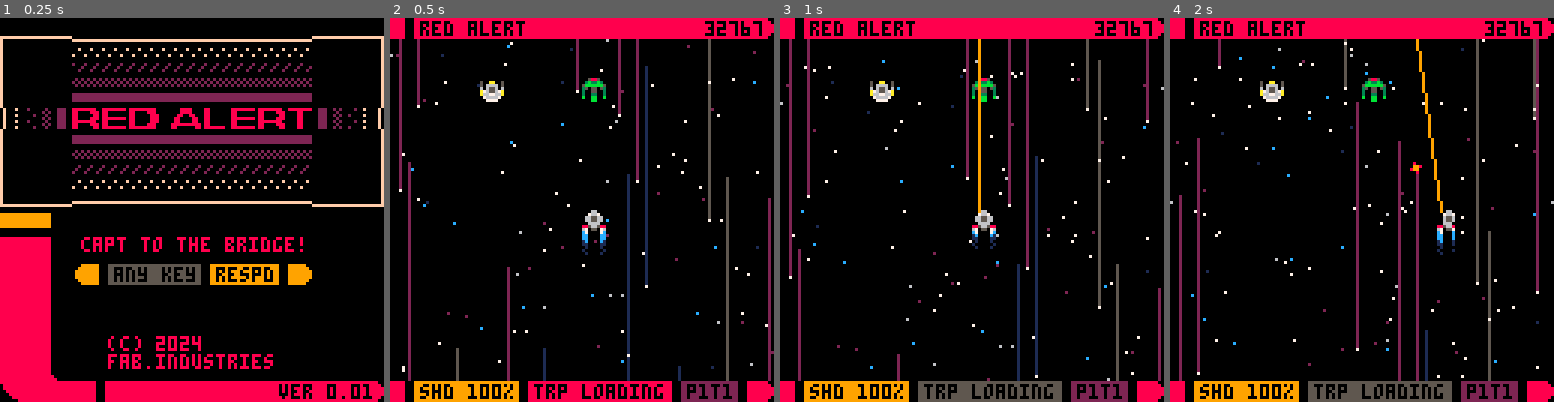
Above: before the commit, frames 1-4 (left to right).
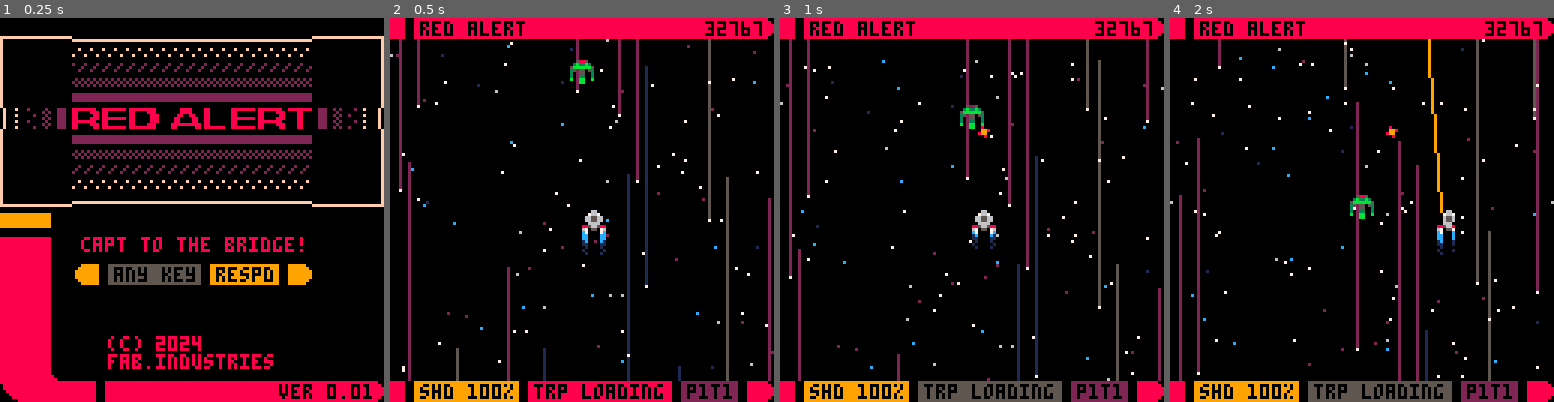
Above: after the commit, the same moments.

Repository: fab-industries/red-alert
Game: PICO-8 cartridge redalert.p8
Two runs of this game, one before a commit and one after it. Both use one fixed random seed, a clock stepped at 60 frames per second and the inputs below.
Inputs:
- Up to frame 1 (0.25 s): no input
- Up to frame 2 (0.5 s): tap X (X key) at 0.33 s
- Up to frame 3 (1 s): tap O (Z key) at 0.7 s
- Up to frame 4 (2 s): tap X (X key) at 1.07, 1.85 s; hold Right from 1.6 s (still down); tap O (Z key) at 1.7 s

Frame 1 is identical in both runs. In frame 2, 0.7% of the frame differs, in the area x 23-57%, y 10-22%; in frame 3, 1.1%; in frame 4, 1.4%, in the area x 23-72%, y 5-53%.

Commit message:
Enemy spawning, sprite drawing function
Ship is now an object

Diff:
--- a/redalert.p8
+++ b/redalert.p8
@@ -69,19 +69,22 @@
  score=32767
  shield=100
 
- shipx=64
- shipy=64
- shipsx=0
- shipsy=0
- shipspr=1
  tailspr={7,8,9}
  bulx=64
  buly=-10
- pht=0
  torpflash=0
  tcols={1,2,5}
+ ship={}
+ ship.x=64
+ ship.y=64
+ ship.sx=0
+ ship.sy=0
+ ship.spr=1
+ ship.xf=64
+ ship.pht=0
  stars={}
  torps={}
+ enemies={}
 
  for i=1,500 do
   local newstar={}
@@ -94,6 +97,13 @@
   add(stars,newstar)
  end
 
+ local myen={}
+ myen.x=60
+ myen.y=10
+ myen.spr=16
+
+ add(enemies,myen)
+
 end
 
 -->8
@@ -101,53 +111,67 @@
 
 function update_game()
 
- shipsx=0
- shipsy=0
- shipspr=1
+ ship.sx=0
+ ship.sy=0
+ ship.spr=1
  tailspr={7,8,9}
 
  if btn(⬅️) then
-  shipsx=-2
-  shipspr=2
+  ship.sx=-2
+  ship.spr=2
   tailspr={10,11,12}
  end
  if btn(➡️) then
-  shipsx=2
-  shipspr=3
+  ship.sx=2
+  ship.spr=3
    tailspr={13,14,15}
  end
  if btn(⬆️) then
-  shipsy=-2
+  ship.sy=-2
  end
  if btn(⬇️) then
-  shipsy=2
+  ship.sy=2
  end
 
  --fires phaser
+ if btnp(❎) then
+  sfx(0)
+  ship.pht=15
+  ship.xf=ship.x
+ end
+
+ --fires torpedo
  if btnp(🅾️) then
-  sfx(0)
-  pht=15
-  shipxf=shipx
- end
-
- --fires torpedo
- if btnp(❎) then
   local newtorp={}
-  newtorp.x=shipx
-  newtorp.y=shipy-3
+  newtorp.x=ship.x
+  newtorp.y=ship.y-3
   newtorp.flash=4
+  newtorp.spr=4
   add(torps,newtorp)
 
   sfx(1)
  end
 
- if pht>0 then
-  pht-=1
+ if ship.pht>0 then
+  ship.pht-=1
+ end
+
+ --move enemies
+ for myen in all(enemies) do
+  myen.y+=1
+  myen.spr+=0.2
+  if myen.spr>=18 then
+   myen.spr=16
+  end
+
+  if myen.y>128 then
+   del(enemies,myen)
+  end
  end
 
  --move ship
- shipx=shipx+shipsx
- shipy=shipy+shipsy
+ ship.x+=ship.sx
+ ship.y+=ship.sy
 
  --move torps
  for i=#torps,1,-1 do
@@ -166,11 +190,11 @@
 
  --prevent ship from moving
  --off the edge of the screen
- if shipx>120 then
- 	shipx=0
- end
- if shipx<0 then
-  shipx=120
+ if ship.x>120 then
+ 	ship.x=0
+ end
+ if ship.x<0 then
+  ship.x=120
  end
 
  anim_stars()
@@ -194,31 +218,32 @@
 function draw_game()
  cls(0)
  starfield()
- spr(shipspr,shipx,shipy)
+ draw_spr(ship)
 
  --animate ship trail
- spr(tailspr[t\3%3+1],shipx,shipy+7)
-
- spr(16,64,20)
- spr(17,30,20)
+ spr(tailspr[t\3%3+1],ship.x,ship.y+7)
+
+ --drawing enemies
+ for myen in all(enemies) do
+  draw_spr(myen)
+ end
 
  --animate torpedo
- for i=1,#torps do
-  local mytorp=torps[i]
+ for mytorp in all(torps) do
   local bspr={4,5,6}
-  spr(bspr[t\1%3+1],mytorp.x,mytorp.y)
- end
-
+  mytorp.spr=bspr[t\1%3+1]
+  draw_spr(mytorp)
+ end
 
  --phaser fire
- if pht>0 then
-  line(shipx+2,shipy,shipxf+2,shipy-128,9)
+ if ship.pht>0 then
+  line(ship.x+2,ship.y,ship.xf+2,ship.y-128,9)
  end
 
  --torpedo flash
  if torpflash>0 then
-  circfill(shipx+4,shipy-2,torpflash,8)
-  circfill(shipx+3,shipy-2,torpflash,9)
+  circfill(ship.x+4,ship.y-2,torpflash,8)
+  circfill(ship.x+3,ship.y-2,torpflash,9)
  end
 
  --drawing ui
@@ -489,6 +509,10 @@
    mystar.y=mystar.y-512
   end
  end
+end
+
+function draw_spr(sp)
+ spr(sp.spr,sp.x,sp.y)
 end
 __gfx__
 00000000000660000066000000006600000000000000000000000000c000000cc000000cc000000c0c0000c00c0000c00c0000c00c0000c00c0000c00c0000c0
@@ -499,14 +523,14 @@
 00700700885665880866588008856680008008000000800000080000100000010100001001000010010000100000010000000100010000100010000000100000
 00000000670550760755076006705570000000000000000000000000010000100000000010000001000001000000000001000010001000000000000001000010
 00000000070000700700070000700070000000000000000000000000000000000000000001000010000000000000000000000100000000000000000000100000
-00588500000000000000000000000000000000000000000000000000000000000000000000000000000000000000000000000000000000000000000000000000
-03b33b30500aa0050000000000000000000000000000000000000000000000000000000000000000000000000000000000000000000000000000000000000000
-5bbbbbb5506666050000000000000000000000000000000000000000000000000000000000000000000000000000000000000000000000000000000000000000
-35055053606556060000000000000000000000000000000000000000000000000000000000000000000000000000000000000000000000000000000000000000
-30055003a765567a0000000000000000000000000000000000000000000000000000000000000000000000000000000000000000000000000000000000000000
-30033003a667766a0000000000000000000000000000000000000000000000000000000000000000000000000000000000000000000000000000000000000000
-b00bb00b076666700000000000000000000000000000000000000000000000000000000000000000000000000000000000000000000000000000000000000000
-000bb000007777000000000000000000000000000000000000000000000000000000000000000000000000000000000000000000000000000000000000000000
+00588500005225000000000000000000000000000000000000000000000000000000000000000000000000000000000000000000000000000000000000000000
+03b33b3003b33b30500aa00500000000000000000000000000000000000000000000000000000000000000000000000000000000000000000000000000000000
+5bbbbbb55bbbbbb55066660500000000000000000000000000000000000000000000000000000000000000000000000000000000000000000000000000000000
+35055053350550536065560600000000000000000000000000000000000000000000000000000000000000000000000000000000000000000000000000000000
+3005500330055003a765567a00000000000000000000000000000000000000000000000000000000000000000000000000000000000000000000000000000000
+3003300330033003a667766a00000000000000000000000000000000000000000000000000000000000000000000000000000000000000000000000000000000
+b00bb00bb00bb00b0766667000000000000000000000000000000000000000000000000000000000000000000000000000000000000000000000000000000000
+000bb000000bb0000077770000000000000000000000000000000000000000000000000000000000000000000000000000000000000000000000000000000000
 00000000000000000000000000000000000000000000000000000000000000000000000000000000000000000000000000000000000000000000000000000000
 00000000000000000000000000000000000000000000000000000000000000000000000000000000000000000000000000000000000000000000000000000000
 00000000000000000000000000000000000000000000000000000000000000000000000000000000000000000000000000000000000000000000000000000000
